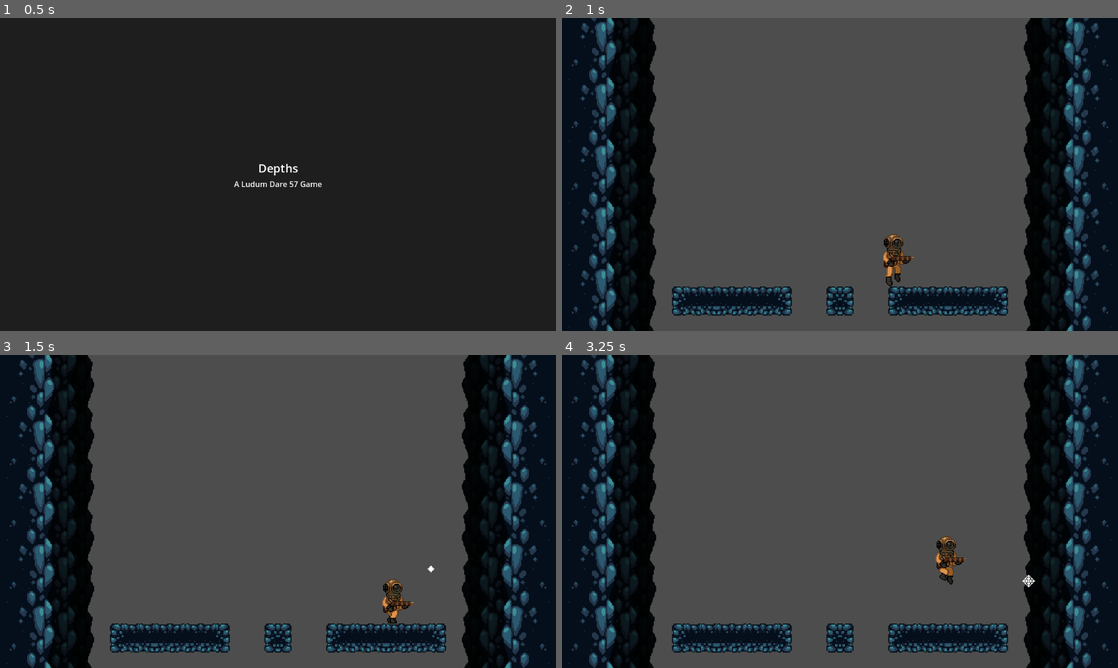
Above: before the commit, frames 1-4 (two rows, left to right).
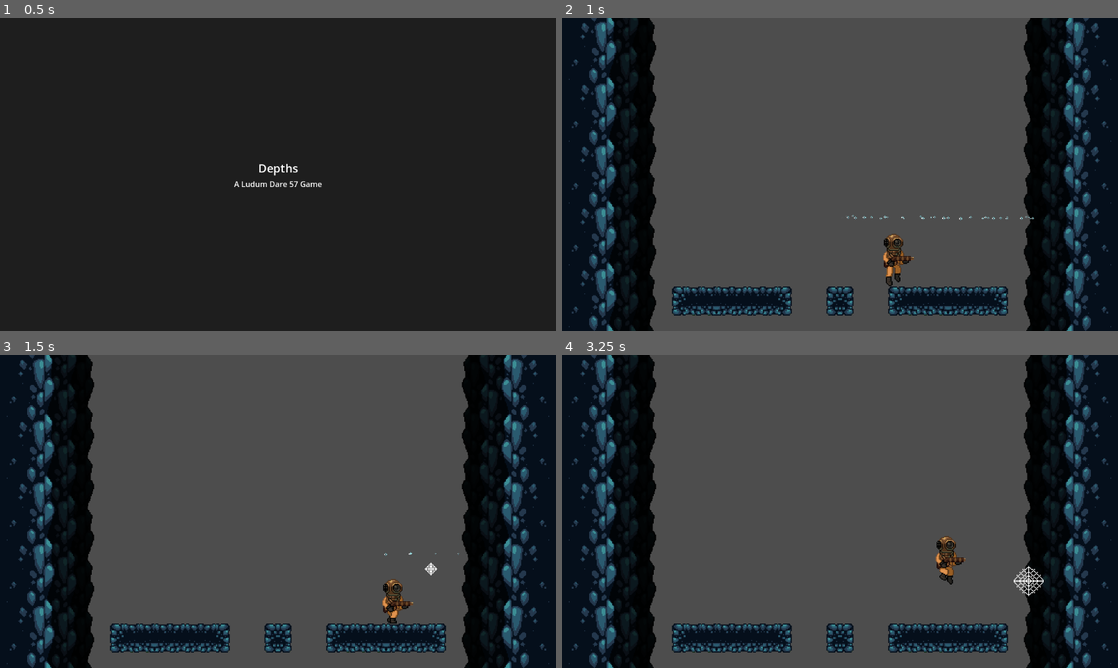
Above: after the commit, the same moments.

Repository: teamjakojaannos/ld57-depths
Game: Godot game, scene res://main.tscn
The game is run twice, just before and just after one commit, with the same random seed, the same clock (stepped at 60 frames per second) and the same inputs.
Inputs:
- Up to frame 1 (0.5 s): no input
- Up to frame 2 (1 s): tap Enter (ui_accept) at 0.5 s; hold Right (right) from 0.53 s (still down); hold Z (attack_1) from 0.53 s (still down); tap Space (jump) at 0.77 s
- Up to frame 3 (1.5 s): keep holding Right (right); release Z (attack_1) at 1.28 s; tap X (attack_2) at 1.35 s
- Up to frame 4 (3.25 s): tap Space (jump) at 1.52, 3.02 s; release Right (right) at 2.03 s; hold Left (left) 2.03-2.78 s; hold Z (attack_1) 2.03-2.78 s; hold Right (right) from 2.78 s (still down); tap X (attack_2) at 2.85 s

Frame 1 is identical in both runs. In frame 2, less than 0.1% of the frame differs, in the area x 51-85%, y 62-65%; in frame 3, less than 0.1%; in frame 4, 0.2%, in the area x 81-87%, y 67-78%.

Commit message:
every game is 100% better with bullet trails

Diff:
--- a/characters/harpoon_projectile.tscn
+++ b/characters/harpoon_projectile.tscn
@@ -1,15 +1,41 @@
-[gd_scene load_steps=4 format=3 uid="uid://c6swhl7gcqc5y"]
+[gd_scene load_steps=8 format=3 uid="uid://c6swhl7gcqc5y"]
 
 [ext_resource type="Script" uid="uid://e7enuvutsgkh" path="res://characters/projectile.gd" id="1_1vnpa"]
 [ext_resource type="Texture2D" uid="uid://8piw52kr2jqf" path="res://characters/harppuuna_projektiili.png" id="2_1vnpa"]
+[ext_resource type="Texture2D" uid="uid://brigoy27bkp6p" path="res://particles/mikrokupla.png" id="3_sq7bj"]
 
 [sub_resource type="RectangleShape2D" id="RectangleShape2D_l8act"]
 size = Vector2(21, 7)
 
-[node name="HarpoonProjectile" type="Area2D"]
+[sub_resource type="Gradient" id="Gradient_sq7bj"]
+offsets = PackedFloat32Array(0, 0.943638, 1)
+colors = PackedColorArray(1, 1, 1, 1, 1, 1, 1, 0.917365, 1, 1, 1, 0)
+
+[sub_resource type="GradientTexture1D" id="GradientTexture1D_k6xo0"]
+gradient = SubResource("Gradient_sq7bj")
+
+[sub_resource type="ParticleProcessMaterial" id="ParticleProcessMaterial_k6xo0"]
+lifetime_randomness = 0.5
+particle_flag_disable_z = true
+emission_shape_offset = Vector3(-8, 0, 0)
+emission_shape = 3
+emission_box_extents = Vector3(16, 1, 1)
+direction = Vector3(-1, 0, 0)
+spread = 5.0
+initial_velocity_min = 16.0
+initial_velocity_max = 32.0
+gravity = Vector3(0, -8, 0)
+damping_min = 6.084
+damping_max = 7.156
+scale_min = 0.5
+scale_max = 1.1
+color_ramp = SubResource("GradientTexture1D_k6xo0")
+
+[node name="HarpoonProjectile" type="Area2D" node_paths=PackedStringArray("trail_particle_emitter")]
 collision_layer = 0
 collision_mask = 12
 script = ExtResource("1_1vnpa")
+trail_particle_emitter = NodePath("TrailBubbles")
 
 [node name="Sprite2D" type="Sprite2D" parent="."]
 position = Vector2(-9, 0)
@@ -19,5 +45,12 @@
 position = Vector2(-9, 0)
 shape = SubResource("RectangleShape2D_l8act")
 
+[node name="TrailBubbles" type="GPUParticles2D" parent="."]
+position = Vector2(-19, 0)
+amount = 64
+texture = ExtResource("3_sq7bj")
+lifetime = 0.75
+process_material = SubResource("ParticleProcessMaterial_k6xo0")
+
 [connection signal="area_entered" from="." to="." method="_on_area_entered"]
 [connection signal="body_entered" from="." to="." method="_on_body_entered"]
--- a/characters/net_projectile.tscn
+++ b/characters/net_projectile.tscn
@@ -43,16 +43,32 @@
 }],
 "loop": false,
 "name": &"default",
-"speed": 5.0
+"speed": 10.0
 }]
 
 [sub_resource type="RectangleShape2D" id="RectangleShape2D_hqja7"]
 size = Vector2(15, 15)
 
+[sub_resource type="Animation" id="Animation_ee6op"]
+length = 0.001
+tracks/0/type = "value"
+tracks/0/imported = false
+tracks/0/enabled = true
+tracks/0/path = NodePath("CollisionShape2D:shape")
+tracks/0/interp = 1
+tracks/0/loop_wrap = true
+tracks/0/keys = {
+"times": PackedFloat32Array(0),
+"transitions": PackedFloat32Array(1),
+"update": 1,
+"values": [SubResource("RectangleShape2D_hqja7")]
+}
+
 [sub_resource type="RectangleShape2D" id="RectangleShape2D_hxwdh"]
 size = Vector2(30.4056, 30.4056)
 
 [sub_resource type="Animation" id="Animation_hqja7"]
+length = 0.5
 tracks/0/type = "value"
 tracks/0/imported = false
 tracks/0/enabled = true
@@ -60,7 +76,7 @@
 tracks/0/interp = 1
 tracks/0/loop_wrap = true
 tracks/0/keys = {
-"times": PackedFloat32Array(0, 0.2, 0.4, 0.6, 0.8),
+"times": PackedFloat32Array(0, 0.1, 0.2, 0.3, 0.4),
 "transitions": PackedFloat32Array(1, 1, 1, 1, 1),
 "update": 1,
 "values": [0, 1, 2, 3, 4]
@@ -84,25 +100,10 @@
 tracks/2/interp = 1
 tracks/2/loop_wrap = true
 tracks/2/keys = {
-"times": PackedFloat32Array(0, 0.8),
+"times": PackedFloat32Array(0, 0.4),
 "transitions": PackedFloat32Array(1, 1),
 "update": 1,
 "values": [SubResource("RectangleShape2D_hqja7"), SubResource("RectangleShape2D_hxwdh")]
-}
-
-[sub_resource type="Animation" id="Animation_ee6op"]
-length = 0.001
-tracks/0/type = "value"
-tracks/0/imported = false
-tracks/0/enabled = true
-tracks/0/path = NodePath("CollisionShape2D:shape")
-tracks/0/interp = 1
-tracks/0/loop_wrap = true
-tracks/0/keys = {
-"times": PackedFloat32Array(0),
-"transitions": PackedFloat32Array(1),
-"update": 1,
-"values": [SubResource("RectangleShape2D_hqja7")]
 }
 
 [sub_resource type="AnimationLibrary" id="AnimationLibrary_hxwdh"]
@@ -120,12 +121,10 @@
 
 [node name="Sprite" type="AnimatedSprite2D" parent="."]
 sprite_frames = SubResource("SpriteFrames_s75y3")
-frame = 4
 
 [node name="CollisionShape2D" type="CollisionShape2D" parent="."]
 position = Vector2(-0.5, -4.76837e-07)
 rotation = 0.785398
-scale = Vector2(1, 1)
 shape = SubResource("RectangleShape2D_hqja7")
 
 [node name="AnimationPlayer" type="AnimationPlayer" parent="."]
--- a/characters/projectile.gd
+++ b/characters/projectile.gd
@@ -6,6 +6,8 @@
 
 @export var fall_speed: float = 0.0
 @export var damage: float = 1
+
+@export var trail_particle_emitter: GPUParticles2D
 
 var velocity: Vector2 = Vector2.RIGHT * 100.0
 
@@ -36,8 +38,19 @@
 		other.health.take_damage_at(damage, self, global_position + offset)
 
 		if destroy_on_damage:
-			self.queue_free()
+			_destroy()
 
 func _on_body_entered(other: Node2D) -> void:
 	# Hit something hard => destroy
-	self.queue_free()
+	_destroy()
+
+
+func _destroy() -> void:
+	if trail_particle_emitter is GPUParticles2D:
+		trail_particle_emitter.reparent(Globals.level.current_level)
+		trail_particle_emitter.emitting = false
+		self.queue_free()
+		await get_tree().create_timer(10.0).timeout
+		trail_particle_emitter.queue_free()
+	else:
+		self.queue_free()
--- a/levels/game.tscn
+++ b/levels/game.tscn
@@ -318,7 +318,7 @@
 scale = Vector2(2, 2)
 sprite_frames = SubResource("SpriteFrames_0u5wd")
 autoplay = "default"
-frame_progress = 0.936665
+frame_progress = 0.107412
 
 [node name="Camera2D" type="Camera2D" parent="."]
 position = Vector2(0, -162)
--- /dev/null
+++ b/levels/generation/crab_bossfight_level.tscn
@@ -0,0 +1,7 @@
+[gd_scene load_steps=2 format=3 uid="uid://c2mtslfanxprb"]
+
+[ext_resource type="PackedScene" uid="uid://dmcjpau04bcb0" path="res://levels/generation/level.tscn" id="1_u21xx"]
+
+[node name="CrabBossfightLevel" type="Node2D"]
+
+[node name="Level" parent="." instance=ExtResource("1_u21xx")]
